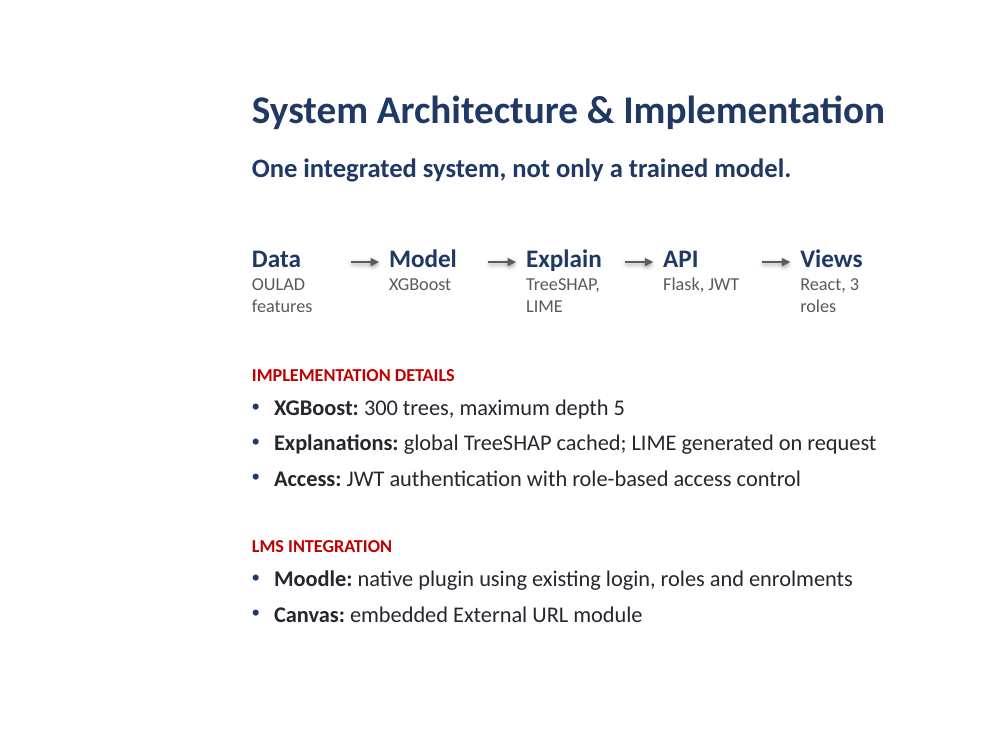
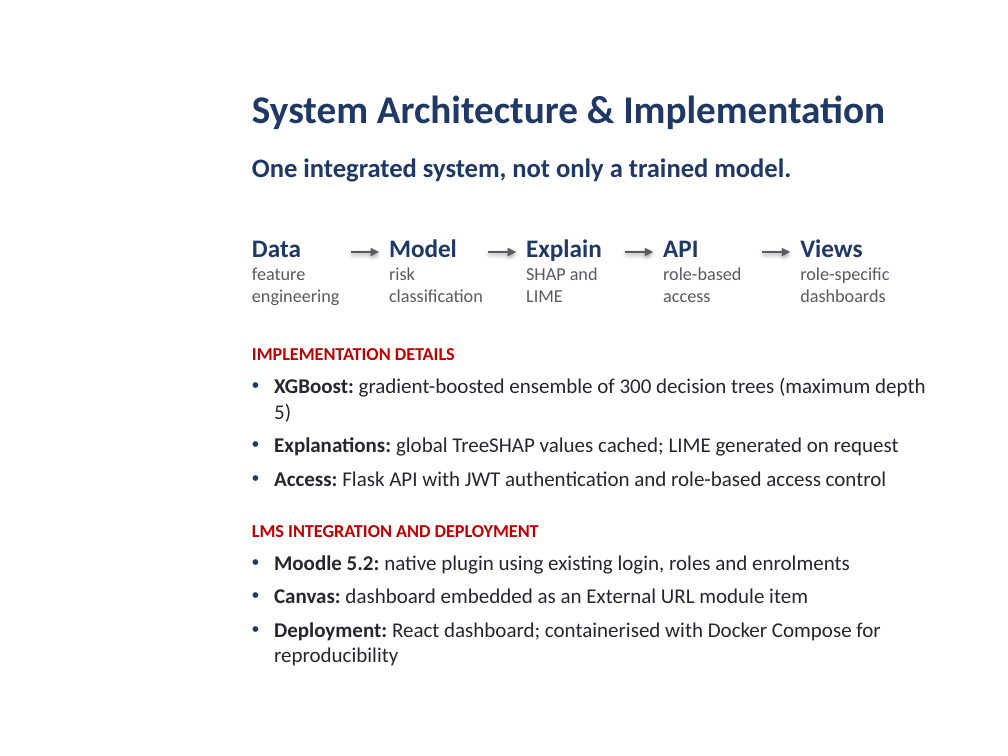
Before and after one commit to daniel-larry/python-run-result, a slide deck: slide 6 of Internal_Defense_Presentation.pptx. Drawn at 1008x756 pixels with LibreOffice and Linux fonts; fonts in the diff are those of the drawing; background and template pictures are left out. Boxes give left, top, right and bottom in pixels: in the first picture for what was removed or moved away, otherwise in the second. Text is boxed around its words. In the diff, an @@ line names an element or a change of style, - is before the commit and + after.

Commit message:
Defense deck: restore explanations on technical slides

```diff
--- a/Internal_Defense_Presentation.pptx
+++ b/Internal_Defense_Presentation.pptx
@@ 5 texts, 4 arrows: place and size @@
-5 texts, 4 arrows at box(252, 249, 862, 312)
+5 texts, 4 arrows at box(252, 239, 889, 305)
@@ text at box(252, 267, 339, 305): text changed @@
-OULAD features
+feature engineering
@@ text at box(389, 267, 483, 302): text changed @@
-XGBoost
+risk classification
@@ text at box(526, 267, 598, 302): text changed @@
-TreeSHAP, LIME
+SHAP and LIME
@@ text at box(663, 267, 741, 302): text changed @@
-Flask, JWT
+role-based access
@@ text at box(800, 267, 889, 302): text changed @@
-React, 3 roles
+role-specific dashboards
@@ text "IMPLEMENTATION DETAILS": place and size @@
-text "IMPLEMENTATION DETAILS" at box(252, 369, 876, 486)
+text "IMPLEMENTATION DETAILS" at box(252, 348, 925, 486)
@@ text at box(274, 378, 925, 486): text changed; size 16 to 15 pt @@
-• XGBoost: 300 trees, maximum depth 5
-• Explanations: global TreeSHAP cached; LIME generated on request
-• Access: JWT authentication with role-based access control
+• XGBoost: gradient-boosted ensemble of 300 decision trees (maximum depth 5)
+• Explanations: global TreeSHAP values cached; LIME generated on request
+• Access: Flask API with JWT authentication and role-based access control
@@ text at box(252, 525, 880, 666): text changed; size 16 to 15 pt @@
-LMS INTEGRATION
-• Moodle: native plugin using existing login, roles and enrolments
-• Canvas: embedded External URL module
+LMS INTEGRATION AND DEPLOYMENT
+• Moodle 5.2: native plugin using existing login, roles and enrolments
+• Canvas: dashboard embedded as an External URL module item
+• Deployment: React dashboard; containerised with Docker Compose for reproducibility
```
Also in this commit, not shown: 4 other slides changed.
